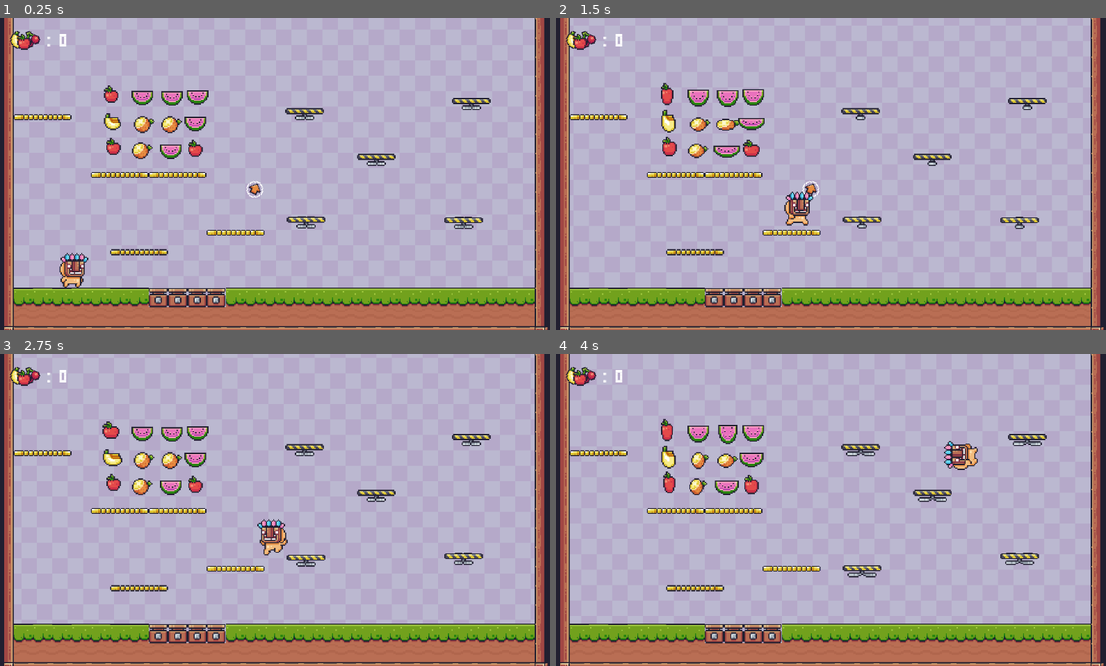
Above: before the commit, frames 1-4 (two rows, left to right).
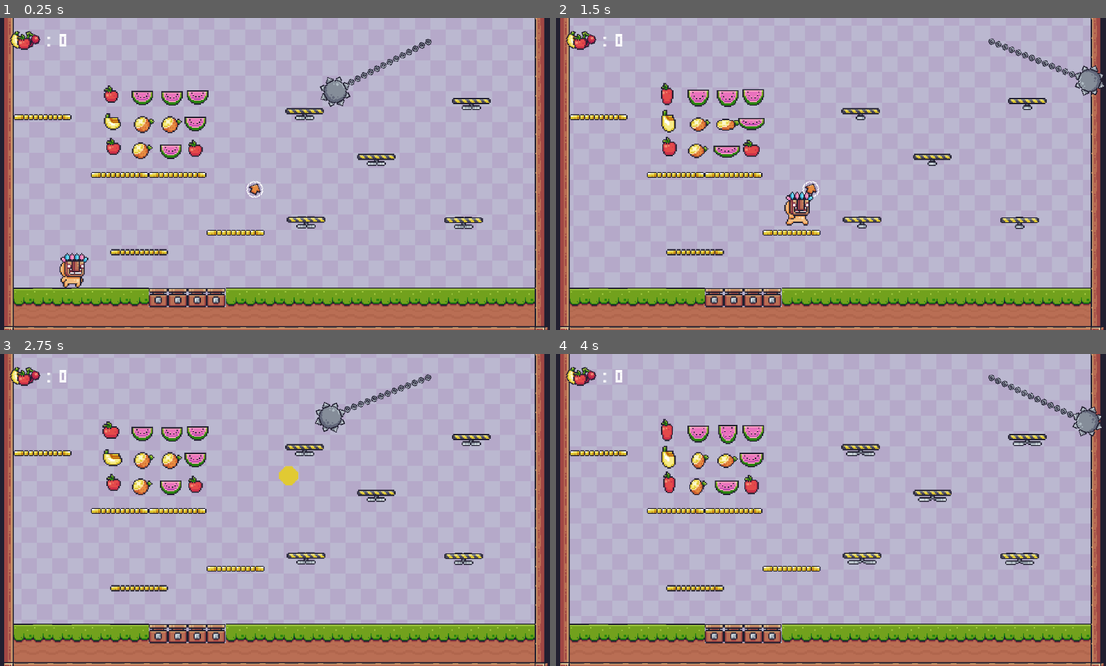
Above: after the commit, the same moments.

Repository: RasyaDevansyah/Platform-Adventure
Game: Godot game, scene res://Scenes/Testing.tscn
The game is run twice, just before and just after one commit, with the same random seed, the same clock (stepped at 60 frames per second) and the same inputs. This scene is started directly instead of the project's main scene.
Inputs (mouse positions are in pixels of both pictures, inside the frame that each line leads up to):
- Up to frame 1 (0.25 s): no input
- Up to frame 2 (1.5 s): move the mouse to (952, 158) at 0.52 s; hold D (right) from 0.53 s (still down); tap Space (jump) at 0.77 s; move the mouse to (715, 189) at 1.27 s
- Up to frame 3 (2.75 s): tap Space (jump) at 1.52 s; move the mouse to (330, 441) at 2.02 s; release D (right) at 2.03 s; hold A (left) from 2.03 s (still down)
- Up to frame 4 (4 s): move the mouse to (798, 572) at 2.77 s; release A (left) at 2.78 s; hold D (right) from 2.78 s (still down); tap Space (jump) at 3.02, 3.77 s; move the mouse to (996, 556) at 3.52 s

The runs differ from the first frame. In frame 1, 0.6% of the frame differs, in the area x 58-79%, y 6-29%; in frame 2, 0.6%; in frame 3, 1.4%; in frame 4, 1.5%, in the area x 52-100%, y 6-72%.

Commit message:
ChainBall Progress

Diff:
--- a/Prefab/PuluPuluGuy.tscn
+++ b/Prefab/PuluPuluGuy.tscn
@@ -692,7 +692,7 @@
 process_mode = 1
 sprite_frames = SubResource("SpriteFrames_klpxg")
 animation = &"Idle"
-frame = 1
+frame = 10
 
 [node name="AnimationPlayer" type="AnimationPlayer" parent="."]
 process_mode = 1
--- a/Prefab/arrow_boost.tscn
+++ b/Prefab/arrow_boost.tscn
@@ -125,7 +125,7 @@
 sprite_frames = SubResource("SpriteFrames_vr8wg")
 animation = &"Idle"
 autoplay = "Idle"
-frame_progress = 0.758858
+frame_progress = 0.853924
 
 [node name="Area2D" type="Area2D" parent="."]
 
--- /dev/null
+++ b/Prefab/chain_ball.tscn
@@ -0,0 +1,108 @@
+[gd_scene load_steps=10 format=3 uid="uid://bi8h3q761o4a6"]
+
+[ext_resource type="Texture2D" uid="uid://bfve15fw07p52" path="res://Assets/Traps/Spiked Ball/Spiked Ball.png" id="1_8hd2j"]
+[ext_resource type="Script" path="res://Scripts/Saw.gd" id="1_x4jtp"]
+[ext_resource type="Texture2D" uid="uid://bg47nfpvkxena" path="res://Assets/Traps/Spiked Ball/Chain.png" id="3_0hqnu"]
+
+[sub_resource type="RectangleShape2D" id="RectangleShape2D_lg1da"]
+size = Vector2(7.61871, 236.425)
+
+[sub_resource type="CircleShape2D" id="CircleShape2D_oxn8l"]
+radius = 13.2061
+
+[sub_resource type="CircleShape2D" id="CircleShape2D_ix1ma"]
+
+[sub_resource type="Animation" id="Animation_7gne2"]
+resource_name = "BallRotate"
+length = 1.4
+loop_mode = 2
+tracks/0/type = "value"
+tracks/0/imported = false
+tracks/0/enabled = true
+tracks/0/path = NodePath("Joint:rotation")
+tracks/0/interp = 4
+tracks/0/loop_wrap = true
+tracks/0/keys = {
+"times": PackedFloat32Array(0.2, 1.2),
+"transitions": PackedFloat32Array(1, 1),
+"update": 0,
+"values": [1.13446, -1.13446]
+}
+
+[sub_resource type="Animation" id="Animation_tkr2x"]
+length = 0.001
+tracks/0/type = "value"
+tracks/0/imported = false
+tracks/0/enabled = true
+tracks/0/path = NodePath("Joint:rotation")
+tracks/0/interp = 1
+tracks/0/loop_wrap = true
+tracks/0/keys = {
+"times": PackedFloat32Array(0),
+"transitions": PackedFloat32Array(1),
+"update": 0,
+"values": [0.0]
+}
+
+[sub_resource type="AnimationLibrary" id="AnimationLibrary_6kcff"]
+_data = {
+"BallRotate": SubResource("Animation_7gne2"),
+"RESET": SubResource("Animation_tkr2x")
+}
+
+[node name="ChainBall" type="Node2D"]
+position = Vector2(0, 0.999992)
+
+[node name="Joint" type="AnimatableBody2D" parent="."]
+position = Vector2(-1, 0)
+collision_layer = 0
+collision_mask = 0
+sync_to_physics = false
+
+[node name="Chain" type="AnimatableBody2D" parent="Joint"]
+position = Vector2(0, 9.00001)
+scale = Vector2(1, 1)
+collision_layer = 0
+collision_mask = 0
+sync_to_physics = false
+
+[node name="CollisionShape2D" type="CollisionShape2D" parent="Joint/Chain"]
+visible = false
+position = Vector2(-3.05176e-05, 108.213)
+shape = SubResource("RectangleShape2D_lg1da")
+debug_color = Color(0, 0.631373, 0.470588, 0.419608)
+
+[node name="Line2D" type="Line2D" parent="Joint"]
+points = PackedVector2Array(1, 7.62939e-06, 1, 227)
+closed = true
+width = 14.99
+texture = ExtResource("3_0hqnu")
+texture_mode = 1
+
+[node name="SpikeBall" type="Area2D" parent="Joint"]
+position = Vector2(0.999998, 226)
+scale = Vector2(2.5, 2.5)
+monitorable = false
+script = ExtResource("1_x4jtp")
+
+[node name="SpikedBall" type="Sprite2D" parent="Joint/SpikeBall"]
+position = Vector2(4.76837e-08, 1.52588e-05)
+scale = Vector2(1, 1)
+texture = ExtResource("1_8hd2j")
+
+[node name="CollisionShape2D" type="CollisionShape2D" parent="Joint/SpikeBall"]
+shape = SubResource("CircleShape2D_oxn8l")
+debug_color = Color(0, 0.6, 0.701961, 0.419608)
+
+[node name="CollisionShape2D" type="CollisionShape2D" parent="Joint"]
+scale = Vector2(1.25, 1.25)
+shape = SubResource("CircleShape2D_ix1ma")
+debug_color = Color(0, 0.647059, 0.239216, 0.419608)
+
+[node name="AnimationPlayer" type="AnimationPlayer" parent="."]
+libraries = {
+"": SubResource("AnimationLibrary_6kcff")
+}
+autoplay = "BallRotate"
+
+[connection signal="body_entered" from="Joint/SpikeBall" to="Joint/SpikeBall" method="_on_body_entered"]
--- a/Scenes/Testing.tscn
+++ b/Scenes/Testing.tscn
@@ -66,6 +66,7 @@
 [ext_resource type="PackedScene" uid="uid://uapaamo1gbb4" path="res://Prefab/arrow_boost.tscn" id="64_rnen1"]
 [ext_resource type="Texture2D" uid="uid://bg47nfpvkxena" path="res://Assets/Traps/Spiked Ball/Chain.png" id="65_c8lar"]
 [ext_resource type="Texture2D" uid="uid://bfve15fw07p52" path="res://Assets/Traps/Spiked Ball/Spiked Ball.png" id="66_2o25c"]
+[ext_resource type="PackedScene" uid="uid://bi8h3q761o4a6" path="res://Prefab/chain_ball.tscn" id="67_yjhhe"]
 
 [sub_resource type="Animation" id="Animation_2m8nc"]
 resource_name = "MovingBackground"
@@ -114,12 +115,13 @@
 anchor_bottom = 1.0
 offset_left = -26.0
 offset_top = -64.0
-offset_right = 42149.0
-offset_bottom = 23824.0
+offset_right = 62885.0
+offset_bottom = 35488.0
 grow_horizontal = 2
 grow_vertical = 2
 texture = ExtResource("1_ml0hq")
 stretch_mode = 1
+metadata/_edit_lock_ = true
 
 [node name="TileMap" type="TileMap" parent="."]
 scale = Vector2(2.5, 2.5)
@@ -462,3 +464,6 @@
 position = Vector2(540, 356)
 rotation = 0.457276
 scale = Vector2(2.5, 2.5)
+
+[node name="ChainBall" parent="." instance=ExtResource("67_yjhhe")]
+position = Vector2(908, 46)
--- /dev/null
+++ b/Scripts/chain_ball.gd
@@ -0,0 +1,11 @@
+extends Node2D
+
+
+# Called when the node enters the scene tree for the first time.
+func _ready():
+	pass # Replace with function body.
+
+
+# Called every frame. 'delta' is the elapsed time since the previous frame.
+func _process(delta):
+	pass
Not shown: 1 places in Scenes/Testing.tscn that only renumber resources
